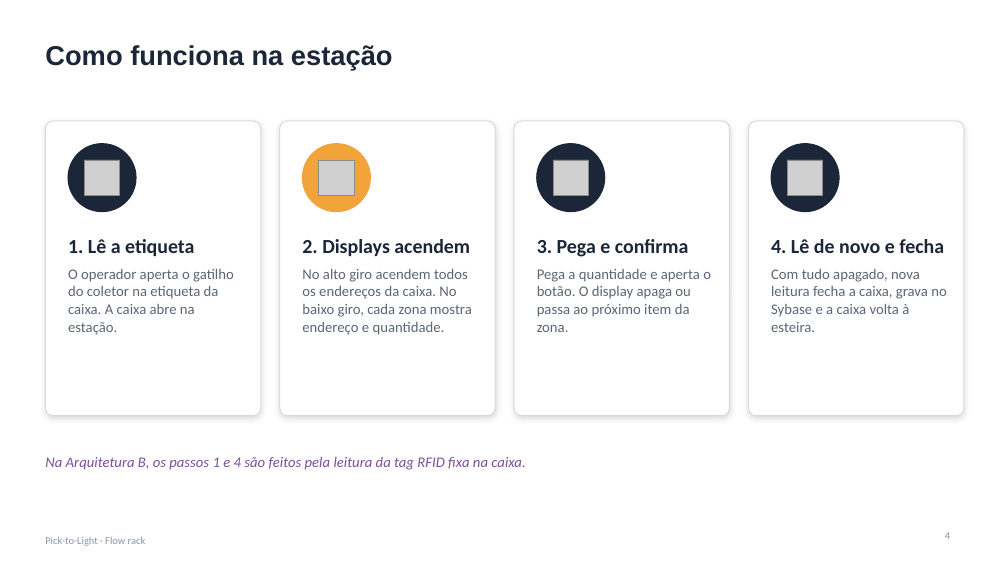
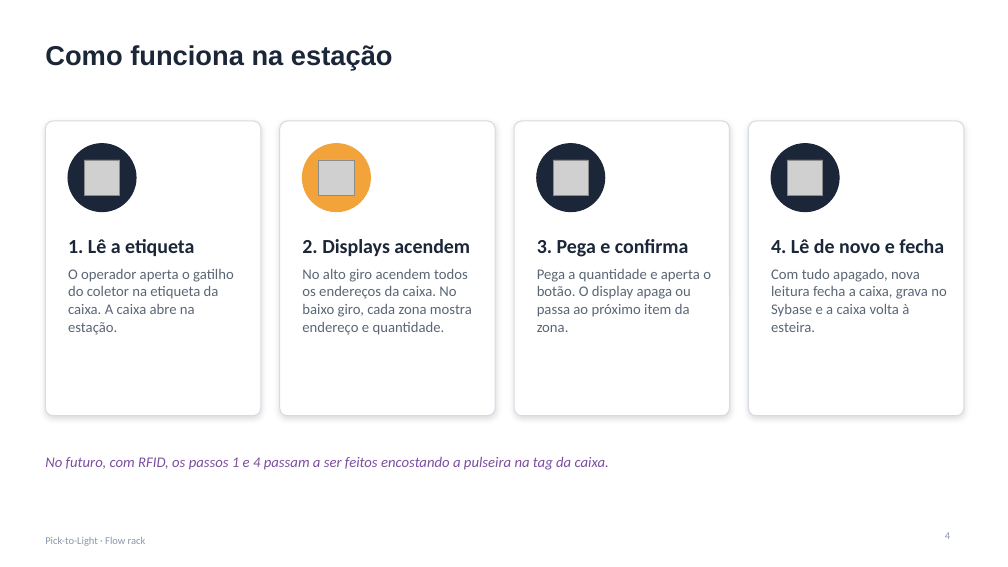
Before and after one commit to jivo88/picking_to_light, a slide deck: slide 4 of projeto/entregaveis/Apresentacao_PTL.pptx. Drawn at 1008x567 pixels with LibreOffice and Linux fonts; fonts in the diff are those of the drawing; grey boxes stand for pictures. Boxes give left, top, right and bottom in pixels: in the first picture for what was removed or moved away, otherwise in the second. Text is boxed around its words. In the diff, an @@ line names an element or a change of style, - is before the commit and + after.

```diff
--- a/projeto/entregaveis/Apresentacao_PTL.pptx
+++ b/projeto/entregaveis/Apresentacao_PTL.pptx
@@ text at (45, 457, 609, 470): text changed @@
-Na Arquitetura B, os passos 1 e 4 são feitos pela leitura da tag RFID fixa na caixa.
+No futuro, com RFID, os passos 1 e 4 passam a ser feitos encostando a pulseira na tag da caixa.
```
Also in this commit, not shown: 6 other slides changed, 14 other files.
